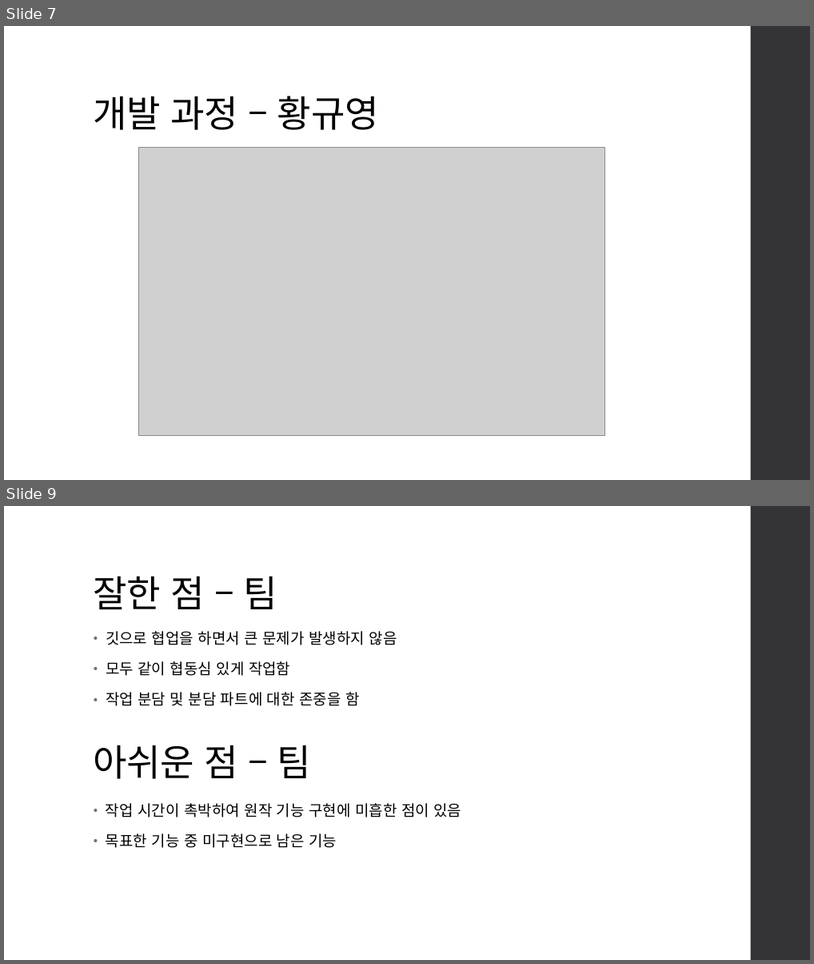
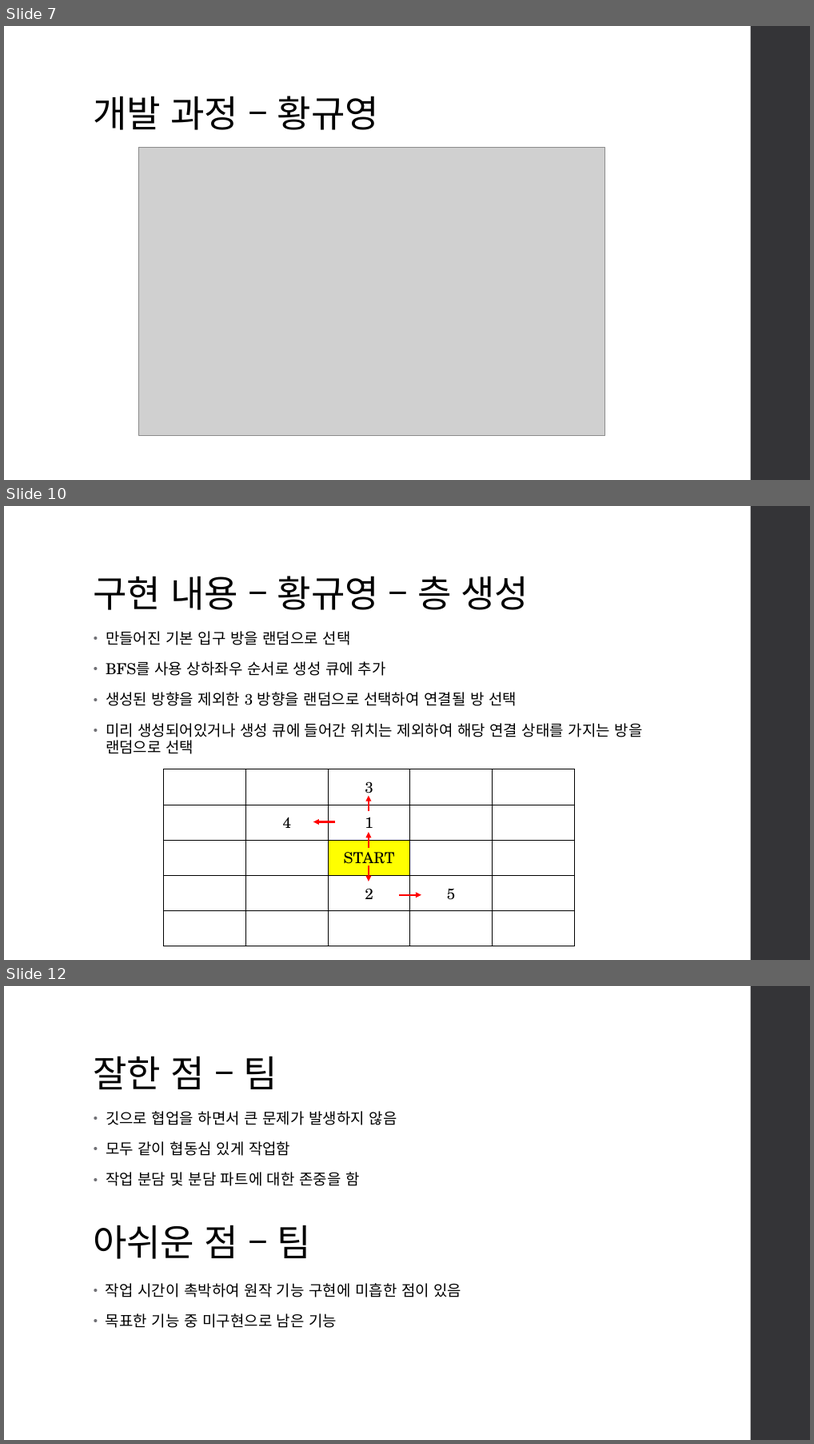
Before and after one commit to jigyu12/SFML_Team_Mockup_Project-Dungreed, a slide deck: SFML 던그리드 모작 팀 프로젝트(민지규, 박지광, 황규영) 발표 자료 - 황규영.pptx. Shown one above the other, each under a label of ours: slides 7 and 9 before the commit, slides 7, 10 and 12 after it; the slides between them are not shown. The pictures are 814x964 and 814x1444 pixels, drawn with LibreOffice and Linux fonts; fonts in the diff are those of the drawing; grey boxes stand for pictures. Boxes give left, top, right and bottom in pixels: in the first picture for what was removed or moved away, otherwise in the second. Text is boxed around its words. In the diff, an @@ line names an element or a change of style, - is before the commit and + after.

Commit message:
황규영 발표 자료 작성

```diff
--- a/SFML 던그리드 모작 팀 프로젝트(민지규, 박지광, 황규영) 발표 자료 - 황규영.pptx
+++ b/SFML 던그리드 모작 팀 프로젝트(민지규, 박지광, 황규영) 발표 자료 - 황규영.pptx
@@ slide 10 added at [4, 506, 810, 960], background #FFFFFF; not listed: 1 template element that a slide beside it also shows @@
@@ title added at [94, 576, 529, 610], 44 pt, text #000000 @@
+구현 내용 – 황규영 – 층 생성
@@ text added at [106, 631, 643, 754], 18 pt, text #000000 @@
+• 만들어진 기본 입구 방을 랜덤으로 선택
+• BFS를 사용 상하좌우 순서로 생성 큐에 추가
+• 생성된 방향을 제외한 3 방향을 랜덤으로 선택하여 연결될 방 선택
+• 미리 생성되어있거나 생성 큐에 들어간 위치는 제외하여 해당 연결 상태를 가지는 방을 랜덤으로 선택
@@ table added at [164, 769, 575, 946], 5 rows, 5 columns @@
+ |  | 3 |  | 
+ | 4 | 1 |  | 
+ |  | START |  | 
+ |  | 2 | 5 | 
+ |  |  |  | 
@@ arrow added from (369, 812) to (369, 795), #FF0000 2.25 pt @@
@@ arrow added from (335, 822) to (314, 822), #FF0000 2.25 pt @@
@@ arrow added from (369, 848) to (369, 832), #FF0000 2.25 pt @@
@@ arrow added from (369, 865) to (369, 881), #FF0000 2.25 pt @@
@@ arrow added from (400, 895) to (422, 895), #FF0000 2.25 pt @@
@@ what was slide 9 is now slide 12 @@
```
Also in this commit, not shown: 5 other slides added, 1 slide removed.
